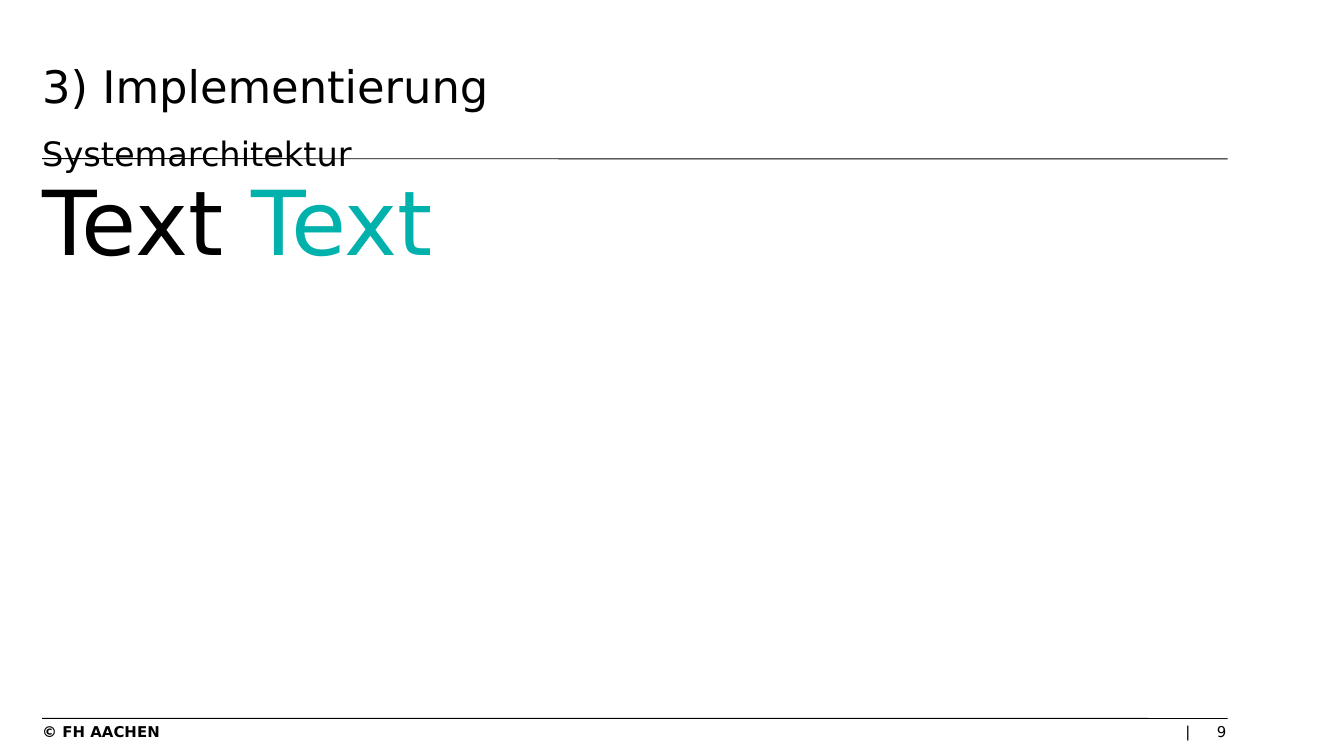
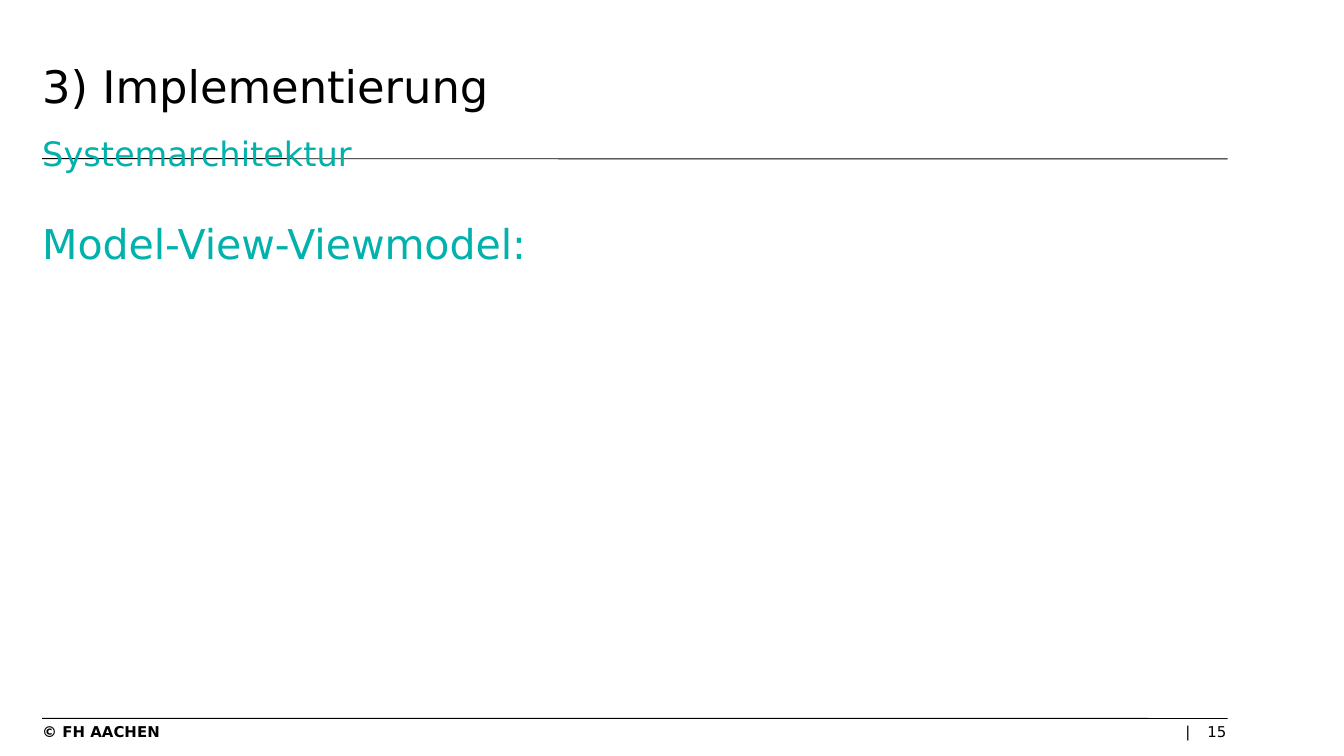
Before and after one commit to levithas/Bachelorprojekt, a slide deck: slide 15 of Dokumentation/Präsentation.pptx (slide 9 before the commit). Drawn at 1344x756 pixels with LibreOffice and Linux fonts; fonts in the diff are those of the drawing; background and template pictures are left out. Boxes give left, top, right and bottom in pixels: in the first picture for what was removed or moved away, otherwise in the second. Text is boxed around its words. In the diff, an @@ line names an element or a change of style, - is before the commit and + after.

```diff
--- a/Dokumentation/Präsentation.pptx
+++ b/Dokumentation/Präsentation.pptx
@@ title "3) Implementierung Systemarchitektur" at (x1=42, y1=69, x2=488, y2=173): text colour #000000 to #00B1AC in "Systemarchitektur" @@
@@ text removed at (x1=42, y1=189, x2=433, y2=257) @@
-Text Text
@@ text added at (x1=42, y1=227, x2=526, y2=260), 22 pt, text #00B1AC @@
+Model-View-Viewmodel:
@@ page number at (x1=1207, y1=726, x2=1226, y2=738): text changed @@
-9
+15
```
Also in this commit, not shown: 15 other slides changed, 16 slides added, 5 slides removed, 4 other files.
